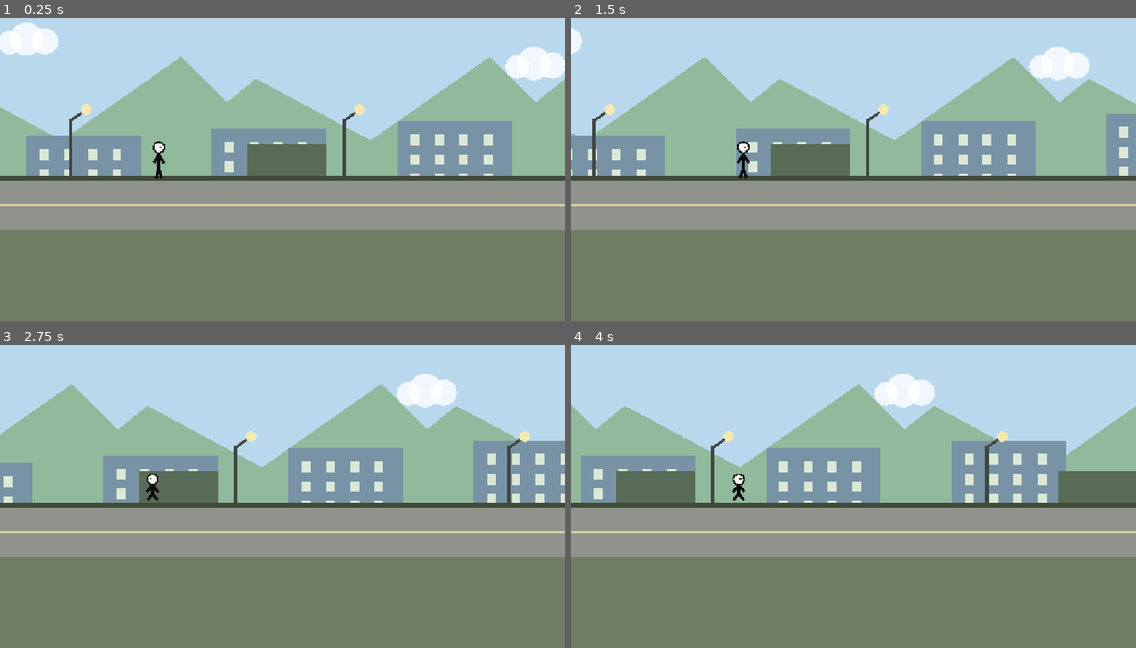
Above: before the commit, frames 1-4 (two rows, left to right).
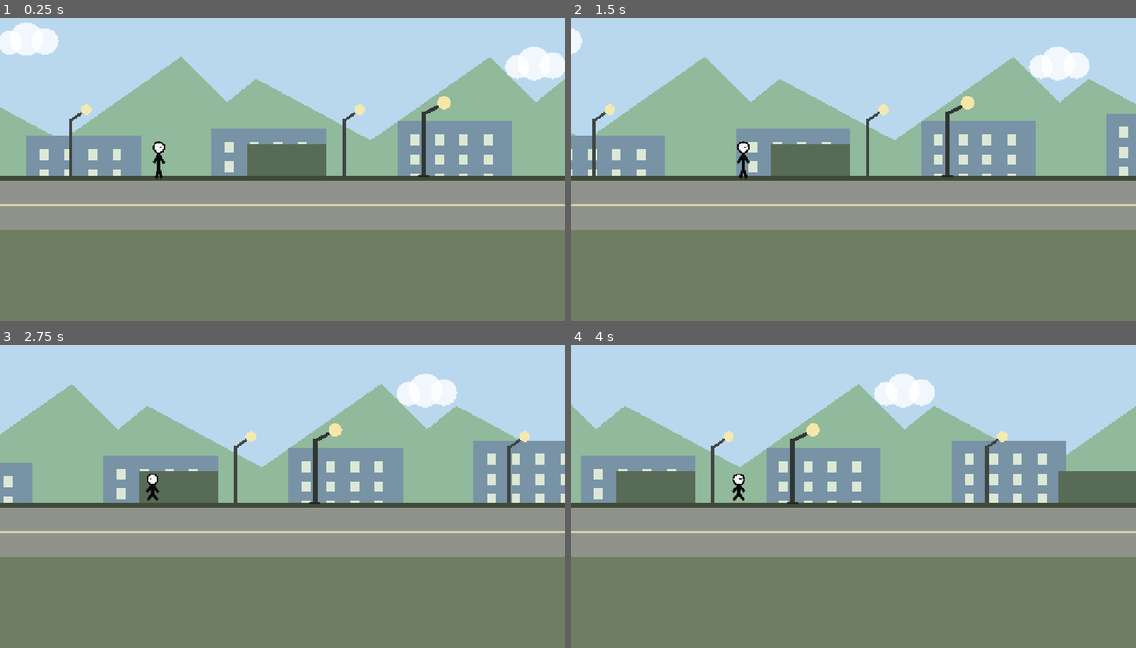
Above: after the commit, the same moments.

Repository: zamuuk13-sketch/TRY-HACKING-ME-NEW-
Game: Godot game, scene res://scenes/main.tscn
Same seed, same stepped clock (60 frames per second), same inputs: the game is played once before the commit and once after it.
Inputs:
- Up to frame 1 (0.25 s): no input
- Up to frame 2 (1.5 s): tap Enter at 0.5 s; hold C (crouch) 0.53-1.28 s; hold D (move_right) from 0.53 s (still down); tap Space (jump) at 0.77 s; tap Shift at 1.35 s
- Up to frame 3 (2.75 s): tap Space (jump) at 1.52 s; release D (move_right) at 2.03 s; hold A (move_left) from 2.03 s (still down); hold C (crouch) from 2.03 s (still down)
- Up to frame 4 (4 s): release A (move_left) at 2.78 s; release C (crouch) at 2.78 s; hold D (move_right) from 2.78 s (still down); tap Shift at 2.85 s; tap Space (jump) at 3.02, 3.77 s; hold C (crouch) from 3.53 s (still down)

The runs differ from the first frame. In frame 1, 0.3% of the frame differs, in the area x 74-80%, y 25-53%; in frame 2, 0.3%; in frame 3, 0.3%; in frame 4, 0.3%, in the area x 38-44%, y 25-53%.

Commit message:
feat: make Level 01 street pole the real blocking object

Diff:
--- a/scripts/world.gd
+++ b/scripts/world.gd
@@ -1,12 +1,50 @@
 extends Node2D
-## Star 3 — 2D lateral world, large playable space and visual environment.
+## TRY HACKING ME NOW — Star 3 world foundation.
+## Level 01 is built around a real street pole that physically blocks the player.
+
+var level_01_completed := false
+var pole_path := NodePath("Level01/Environment/StreetPole_07")
+var exit_path := NodePath("Level01/Level01Exit")
 
 func _ready() -> void:
 	queue_redraw()
+	var exit_zone := get_node_or_null(exit_path) as Area2D
+	if exit_zone:
+		exit_zone.body_entered.connect(_on_level01_exit_body_entered)
+
+func _process(_delta: float) -> void:
+	# The player can only finish Level 01 after the blocking pole has been
+	# removed or its collision has been disabled through the runtime.
+	if level_01_completed:
+		return
+	var pole := get_node_or_null(pole_path)
+	if pole == null:
+		return
+	var shape := pole.get_node_or_null("CollisionShape2D") as CollisionShape2D
+	if shape and not shape.disabled:
+		return
+
+func _on_level01_exit_body_entered(body: Node) -> void:
+	if level_01_completed or not body.name == "Player":
+		return
+	if _pole_still_blocks_path():
+		return
+	level_01_completed = true
+	var game := get_parent()
+	if game and game.has_method("complete_level_01"):
+		game.complete_level_01()
+
+func _pole_still_blocks_path() -> bool:
+	var pole := get_node_or_null(pole_path)
+	if pole == null:
+		return false
+	var shape := pole.get_node_or_null("CollisionShape2D") as CollisionShape2D
+	return shape != null and not shape.disabled
 
 func _draw() -> void:
 	# Simple polished cartoon background — deliberately not cyberpunk/neon.
 	draw_rect(Rect2(-5000, -1200, 10000, 1600), Color("#b9d8ee"))
+
 	# Distant hills.
 	for i in range(-8, 9):
 		var x := float(i * 700)
@@ -15,6 +53,7 @@
 			Vector2(x + 350, 120), Vector2(x + 620, 390)
 		])
 		draw_colored_polygon(pts, Color("#91b99c"))
+
 	# Clouds at different depths.
 	for i in range(-6, 7):
 		var x := float(i * 900 + (i % 2) * 250)
@@ -22,6 +61,7 @@
 		draw_circle(Vector2(x, y), 38, Color("#ffffffcc"))
 		draw_circle(Vector2(x + 42, y + 5), 30, Color("#ffffffcc"))
 		draw_circle(Vector2(x - 38, y + 8), 27, Color("#ffffffcc"))
+
 	# Background city silhouettes.
 	for i in range(-12, 13):
 		var x := float(i * 420)
@@ -30,18 +70,32 @@
 		for row in range(3):
 			for col in range(4):
 				draw_rect(Rect2(x + 30 + col * 55, 420 - h + row * 45, 20, 25), Color("#dce8d6"))
+
 	# Ground strip.
 	draw_rect(Rect2(-5000, 390, 10000, 330), Color("#6f7d62"))
 	draw_rect(Rect2(-5000, 390, 10000, 12), Color("#3f4a38"))
+
 	# Road/sidewalk.
 	draw_rect(Rect2(-5000, 402, 10000, 110), Color("#8f938b"))
 	draw_line(Vector2(-5000, 457), Vector2(5000, 457), Color("#d8d2a8"), 4.0)
-	# Street lamps and trees create recognizable landmarks.
+
+	# Background street lamps. The actual Level 01 blocking pole is a real node,
+	# drawn separately below so Python can inspect and modify it.
 	for i in range(-10, 11):
 		var x := float(i * 620 + 100)
+		if abs(x - 900.0) < 1.0:
+			continue
 		draw_line(Vector2(x, 390), Vector2(x, 260), Color("#3f4542"), 8.0)
 		draw_line(Vector2(x, 265), Vector2(x + 28, 245), Color("#3f4542"), 6.0)
 		draw_circle(Vector2(x + 35, 240), 12, Color("#f4e9b1"))
+
+	# Level 01's actual blocking street pole at x=900.
+	var pole_x := 900.0
+	draw_line(Vector2(pole_x, 390), Vector2(pole_x, 245), Color("#303633"), 11.0)
+	draw_line(Vector2(pole_x, 250), Vector2(pole_x + 38, 230), Color("#303633"), 8.0)
+	draw_circle(Vector2(pole_x + 46, 225), 15.0, Color("#f6e7a6"))
+	draw_line(Vector2(pole_x - 12, 390), Vector2(pole_x + 12, 390), Color("#242825"), 5.0)
+
 	# A few foreground blocks.
 	for i in range(-5, 6):
 		var x := float(i * 1000 + 500)
